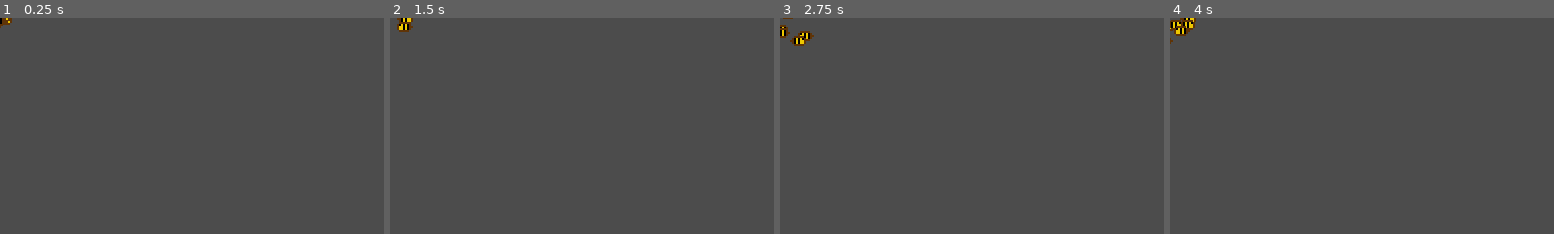
Above: before the commit, frames 1-4 (left to right).
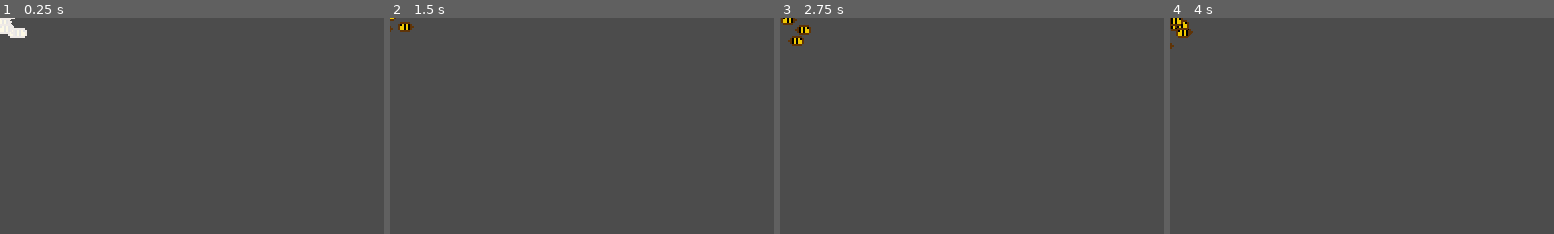
Above: after the commit, the same moments.

Repository: SartoRiccardo/wgj-273
Game: Godot game, scene res://entities/interactables/Bees.tscn
Two runs of this game, one before a commit and one after it. Both use one fixed random seed, a clock stepped at 60 frames per second and the inputs below. This scene is started directly instead of the project's main scene.
Inputs:
- Up to frame 1 (0.25 s): no input
- Up to frame 2 (1.5 s): hold Right (move_right) 0.53-1.28 s; hold Space (do_action) 0.53-1.28 s; hold S (move_down) from 1.28 s (still down); tap Tab (next_inv_item) at 1.35 s
- Up to frame 3 (2.75 s): release S (move_down) at 2.03 s; hold Right (move_right) from 2.03 s (still down); hold Shift from 2.03 s (still down)
- Up to frame 4 (4 s): release Right (move_right) at 2.78 s; release Shift at 2.78 s; hold Up (move_up) 2.78-3.53 s; tap Space (do_action) at 2.85 s; hold Left (move_left) from 3.53 s (still down); tap Tab (next_inv_item) at 3.6 s
The pictures show only the part of the screen within x 0-50%, y 0-50%; the shares and areas given below are measured in that part.

The runs differ from the first frame. In frame 1, 0.4% of the frame differs, in the area x 0-8%, y 0-10%; in frame 2, 0.2%; in frame 3, 0.6%, in the area x 0-9%, y 0-13%; in frame 4, 0.4%.
Error in both runs: Invalid call. Nonexistent function 'connect' in base 'Nil'. (res://entities/interactables/Bees.gd:14)

Commit message:
Glow effect for interactable spawn (#15)

Diff:
--- a/Main.tscn
+++ b/Main.tscn
@@ -78,6 +78,7 @@
 [node name="Projectiles" type="Node" parent="." groups=["projectile_root"]]
 
 [node name="PlayerCamera" parent="." instance=ExtResource( 3 )]
+zoom = Vector2( 3, 3 )
 
 [node name="SeasonTimer" type="Timer" parent="."]
 one_shot = true
--- a/entities/Interactable.gd
+++ b/entities/Interactable.gd
@@ -17,6 +17,8 @@
 	else:
 		$TooltipData/Range.connect("area_entered", self, "_on_player_nearby")
 		$TooltipData/Range.connect("area_exited", self, "_on_player_leave")
+	if has_node("Sprite"):
+		get_node("Sprite").set_use_parent_material(true)
 
 func _process(_d):
 	if enable_tooltip:
--- a/entities/Interactable.tscn
+++ b/entities/Interactable.tscn
@@ -4,6 +4,7 @@
 [ext_resource path="res://ui/Tooltip.tscn" type="PackedScene" id=2]
 
 [sub_resource type="Shader" id=4]
+resource_local_to_scene = true
 code = "shader_type canvas_item;
 uniform vec4 override_color : hint_color;
 uniform float override_amount : hint_range(0, 1);
@@ -17,6 +18,7 @@
 }"
 
 [sub_resource type="ShaderMaterial" id=5]
+resource_local_to_scene = true
 shader = SubResource( 4 )
 shader_param/override_color = Color( 1, 1, 1, 1 )
 shader_param/override_amount = 1.0
@@ -60,7 +62,7 @@
 tracks/1/interp = 1
 tracks/1/loop_wrap = true
 tracks/1/imported = false
-tracks/1/enabled = false
+tracks/1/enabled = true
 tracks/1/keys = {
 "times": PoolRealArray( 0, 0.2, 0.7 ),
 "transitions": PoolRealArray( 1, 1, 1 ),
--- a/entities/interactables/Bees.gd
+++ b/entities/interactables/Bees.gd
@@ -4,6 +4,13 @@
 const BEE_SCENE = preload("res://environ/Bee.tscn")
 
 func _ready():
+	var rng = RandomNumberGenerator.new()
+	rng.randomize()
 	for __ in bee_amount-1:
 		var bee = BEE_SCENE.instance()
+		var bee_pos = global_position + Vector2(
+			rng.randf_range(-10.0, 10.0),
+			rng.randf_range(-10.0, 10.0)
+		)
+		bee.global_position = bee_pos
 		$Hive.add_child(bee)
--- a/entities/interactables/Bees.tscn
+++ b/entities/interactables/Bees.tscn
@@ -1,10 +1,30 @@
-[gd_scene load_steps=9 format=2]
+[gd_scene load_steps=11 format=2]
 
 [ext_resource path="res://entities/Interactable.tscn" type="PackedScene" id=1]
 [ext_resource path="res://entities/interactables/Bees.gd" type="Script" id=2]
 [ext_resource path="res://ui/TooltipContents.tscn" type="PackedScene" id=3]
 [ext_resource path="res://resources/interactable/interactable_bees.tres" type="Resource" id=4]
 [ext_resource path="res://assets/ui/inventory.png" type="Texture" id=5]
+
+[sub_resource type="Shader" id=4]
+resource_local_to_scene = true
+code = "shader_type canvas_item;
+uniform vec4 override_color : hint_color;
+uniform float override_amount : hint_range(0, 1);
+
+void fragment() {
+	vec4 color = texture(TEXTURE, UV);
+	COLOR = vec4(
+		mix(override_color.rgb, color.rgb, 1.0-override_amount),
+		color.a
+	);
+}"
+
+[sub_resource type="ShaderMaterial" id=5]
+resource_local_to_scene = true
+shader = SubResource( 4 )
+shader_param/override_color = Color( 1, 1, 1, 1 )
+shader_param/override_amount = 1.0
 
 [sub_resource type="CircleShape2D" id=1]
 radius = 25.0
@@ -18,13 +38,16 @@
 region = Rect2( 32, 0, 16, 16 )
 
 [node name="Bees" instance=ExtResource( 1 )]
+material = SubResource( 5 )
 script = ExtResource( 2 )
 interactable_data = ExtResource( 4 )
+bee_amount = 10
 
 [node name="CollisionShape2D" type="CollisionShape2D" parent="ActionRange" index="0"]
 shape = SubResource( 1 )
 
 [node name="Hive" type="Node2D" parent="." index="1"]
+use_parent_material = true
 
 [node name="TooltipContents" parent="TooltipData/Tooltip" index="0" instance=ExtResource( 3 )]
 margin_left = 6.0
--- a/entities/interactables/Flower.tscn
+++ b/entities/interactables/Flower.tscn
@@ -1,10 +1,30 @@
-[gd_scene load_steps=9 format=2]
+[gd_scene load_steps=11 format=2]
 
 [ext_resource path="res://entities/Interactable.tscn" type="PackedScene" id=1]
 [ext_resource path="res://resources/interactable/interactable_flower.tres" type="Resource" id=2]
 [ext_resource path="res://assets/interactables.png" type="Texture" id=3]
 [ext_resource path="res://ui/TooltipContents.tscn" type="PackedScene" id=4]
 [ext_resource path="res://assets/ui/inventory.png" type="Texture" id=5]
+
+[sub_resource type="Shader" id=4]
+resource_local_to_scene = true
+code = "shader_type canvas_item;
+uniform vec4 override_color : hint_color;
+uniform float override_amount : hint_range(0, 1);
+
+void fragment() {
+	vec4 color = texture(TEXTURE, UV);
+	COLOR = vec4(
+		mix(override_color.rgb, color.rgb, 1.0-override_amount),
+		color.a
+	);
+}"
+
+[sub_resource type="ShaderMaterial" id=5]
+resource_local_to_scene = true
+shader = SubResource( 4 )
+shader_param/override_color = Color( 1, 1, 1, 1 )
+shader_param/override_amount = 1.0
 
 [sub_resource type="CircleShape2D" id=1]
 radius = 13.0
@@ -18,6 +38,7 @@
 region = Rect2( 32, 0, 16, 16 )
 
 [node name="Flower" instance=ExtResource( 1 )]
+material = SubResource( 5 )
 interactable_data = ExtResource( 2 )
 
 [node name="CollisionShape2D" type="CollisionShape2D" parent="ActionRange" index="0"]
--- a/entities/interactables/River.tscn
+++ b/entities/interactables/River.tscn
@@ -7,11 +7,32 @@
 [ext_resource path="res://ui/TooltipContents.tscn" type="PackedScene" id=5]
 [ext_resource path="res://assets/ui/inventory.png" type="Texture" id=6]
 
+[sub_resource type="Shader" id=2]
+resource_local_to_scene = true
+code = "shader_type canvas_item;
+uniform vec4 override_color : hint_color;
+uniform float override_amount : hint_range(0, 1);
+
+void fragment() {
+	vec4 color = texture(TEXTURE, UV);
+	COLOR = vec4(
+		mix(override_color.rgb, color.rgb, 1.0-override_amount),
+		color.a
+	);
+}"
+
+[sub_resource type="ShaderMaterial" id=3]
+resource_local_to_scene = true
+shader = SubResource( 2 )
+shader_param/override_color = Color( 1, 1, 1, 1 )
+shader_param/override_amount = 1.0
+
 [sub_resource type="AtlasTexture" id=1]
 atlas = ExtResource( 6 )
 region = Rect2( 0, 16, 16, 16 )
 
 [node name="River" instance=ExtResource( 1 )]
+material = SubResource( 3 )
 script = ExtResource( 2 )
 interactable_summer = ExtResource( 4 )
 interactable_half_season = ExtResource( 3 )
@@ -39,3 +60,6 @@
 margin_bottom = 20.0
 reward_texture = SubResource( 1 )
 interactable_data = ExtResource( 3 )
+
+[node name="AnimationPlayer" parent="." index="4"]
+autoplay = ""
--- a/environ/Bee.gd
+++ b/environ/Bee.gd
@@ -13,12 +13,14 @@
 
 func _ready():
 	rng.randomize()
+	wander_start = position
+	print(position, wander_start)
 
 func _process(delta):
-	if is_close_to_destination():
+	if is_close_to_destination() or distance <= 0:
 		var wander_angle = rng.randf_range(0, 2*PI)
 		var wander_distance = rng.randf_range(0, wander_range)
-		wander_start = wander_target
+		wander_start = position
 		wander_target = Vector2(
 			cos(wander_angle)*wander_distance,
 			sin(wander_angle)*wander_distance
--- a/environ/Bee.tscn
+++ b/environ/Bee.tscn
@@ -7,6 +7,7 @@
 _data = [ Vector2( 0, 0 ), 0.0, 0.0, 0, 0, Vector2( 1, 1 ), 0.0, 0.0, 0, 0 ]
 
 [node name="Bee" type="Sprite"]
+use_parent_material = true
 texture = ExtResource( 1 )
 script = ExtResource( 2 )
 path_progression = SubResource( 1 )
Not shown: 1 places in entities/interactables/River.tscn that only renumber resources
